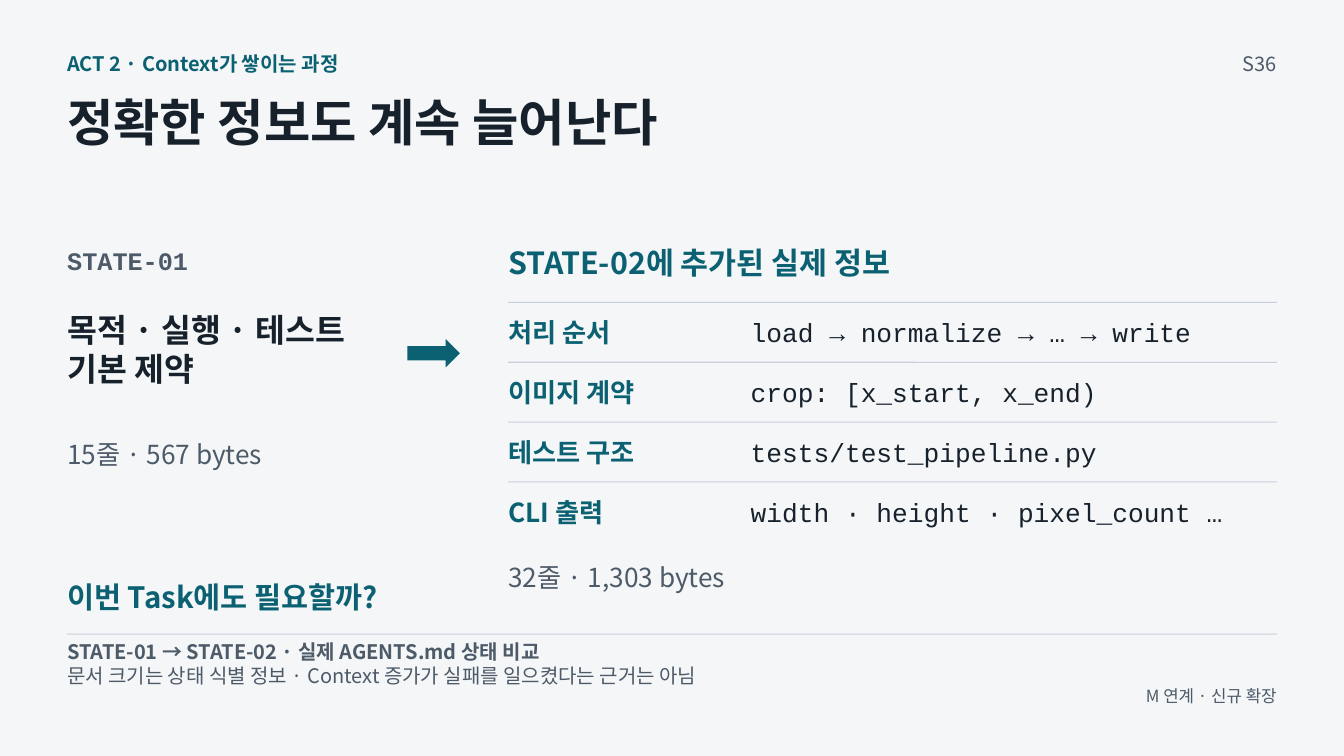
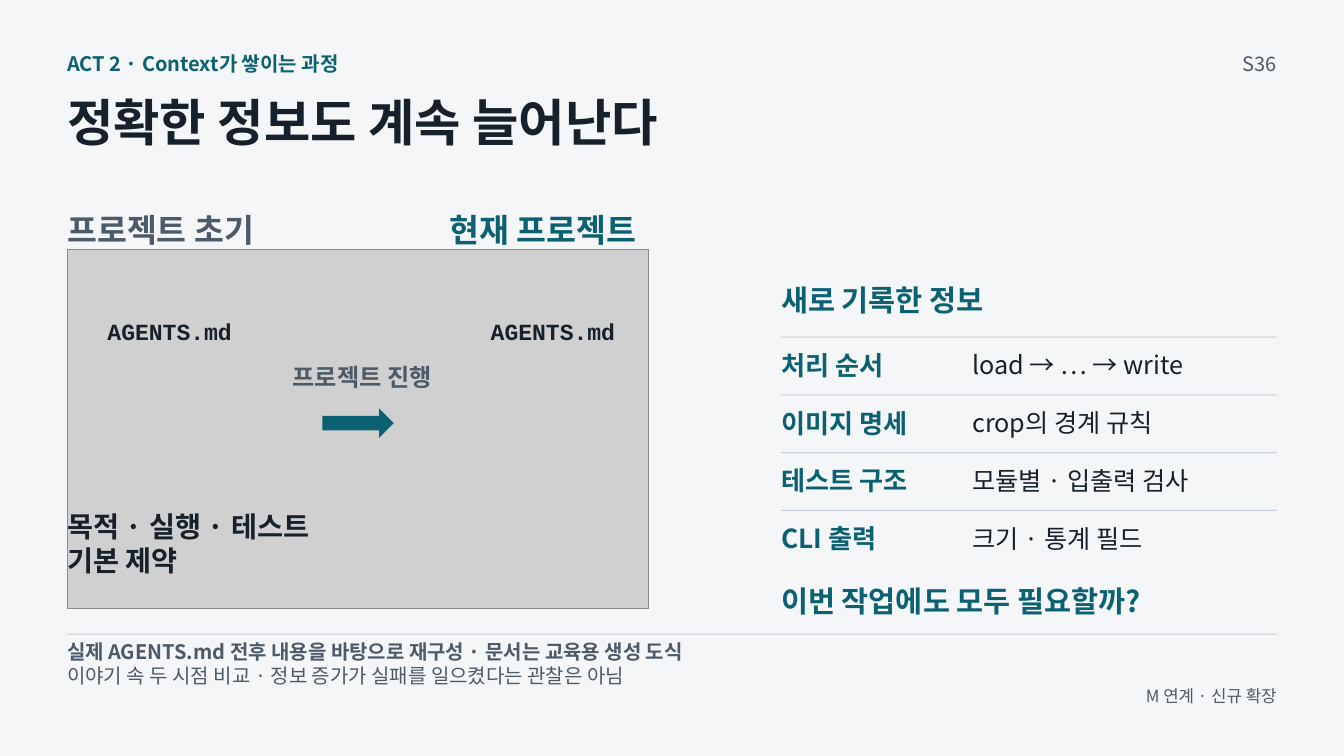
Before and after one commit to GideokKim/ai-dev-training, a slide deck: slide 5 of production/ACT_2.pptx. Drawn at 1344x756 pixels with LibreOffice and Linux fonts; fonts in the diff are those of the drawing; grey boxes stand for pictures. Boxes give left, top, right and bottom in pixels: in the first picture for what was removed or moved away, otherwise in the second. Text is boxed around its words. In the diff, an @@ line names an element or a change of style, - is before the commit and + after.

```diff
--- a/production/ACT_2.pptx
+++ b/production/ACT_2.pptx
@@ text added at [67,215,254,251], 23.2 pt, text #4D5A68, bold @@
+프로젝트 초기
@@ text added at [449,214,637,250], 23.2 pt, text #0B6172, bold @@
+현재 프로젝트
@@ text removed at [67,253,188,270] @@
-STATE-01
@@ picture added at [68,250,649,609] @@
@@ text removed at [508,248,891,277] @@
-STATE-02에 추가된 실제 정보
@@ text added at [781,286,984,314], 21 pt, text #0B6172, bold @@
+새로 기록한 정보
@@ text added at [107,323,231,340], 16.5 pt, text #17212B, bold @@
+AGENTS.md
@@ text added at [491,323,615,340], 16.5 pt, text #17212B, bold @@
+AGENTS.md
@@ line removed from (508, 302) to (1277, 302) @@
@@ text "처리 순서": place and size @@
-text "처리 순서" at [508,320,610,345]
+text "처리 순서" at [781,353,883,378]
@@ line moved from (508, 362) - (1277, 362) to (781, 337) - (1277, 337) @@
@@ text at [972,354,1184,375]: text changed; size 18.8 to 18 pt; font Courier New to Noto Sans CJK KR @@
-load → normalize → … → write
+load → … → write
@@ text added at [293,366,432,388], 17.2 pt, text #4D5A68, bold @@
+프로젝트 진행
@@ text removed at [751,384,1096,408] @@
-crop: [x_start, x_end)
@@ right arrow: place and size @@
-right arrow at [407,339,460,367]
+right arrow at [323,408,394,438]
@@ line moved from (508, 422) - (1277, 422) to (781, 395) - (1277, 395) @@
@@ text at [781,411,907,436]: text changed @@
-이미지 계약
+이미지 명세
@@ text added at [972,411,1152,438], 18 pt, text #17212B @@
+crop의 경계 규칙
@@ text removed at [67,443,262,470] @@
-15줄 · 567 bytes
@@ text removed at [751,444,1097,468] @@
-tests/test_pipeline.py
@@ text "테스트 구조": place and size @@
-text "테스트 구조" at [508,440,634,465]
+text "테스트 구조" at [781,468,907,493]
@@ line added from (781, 453) to (1277, 453), #C7D0DA 0.75 pt @@
@@ text added at [972,469,1188,492], 18 pt, text #17212B @@
+모듈별 · 입출력 검사
@@ text "목적 · 실행 · 테스트": place and size @@
-text "목적 · 실행 · 테스트" at [67,314,345,384]
+text "목적 · 실행 · 테스트" at [67,508,309,578]
@@ text "목적 · 실행 · 테스트" at [67,508,309,578]: size 23.2 to 20.2 pt @@
@@ text removed at [751,504,1191,528] @@
-width · height · pixel_count …
@@ text "CLI 출력": place and size @@
-text "CLI 출력" at [508,500,603,525]
+text "CLI 출력" at [781,526,876,551]
@@ line moved from (508, 482) - (1277, 482) to (781, 510) - (1277, 510) @@
@@ text added at [972,527,1142,550], 18 pt, text #17212B @@
+크기 · 통계 필드
@@ text removed at [508,566,725,593] @@
-32줄 · 1,303 bytes
@@ text at [781,587,1140,615]: text changed @@
-이번 Task에도 필요할까?
+이번 작업에도 모두 필요할까?
@@ text at [67,642,683,661]: text changed @@
-STATE-01 → STATE-02 · 실제 AGENTS.md 상태 비교
+실제 AGENTS.md 전후 내용을 바탕으로 재구성 · 문서는 교육용 생성 도식
@@ text at [67,666,624,685]: text changed @@
-문서 크기는 상태 식별 정보 · Context 증가가 실패를 일으켰다는 근거는 아님
+이야기 속 두 시점 비교 · 정보 증가가 실패를 일으켰다는 관찰은 아님
```
Also in this commit, not shown: 19 other files.
